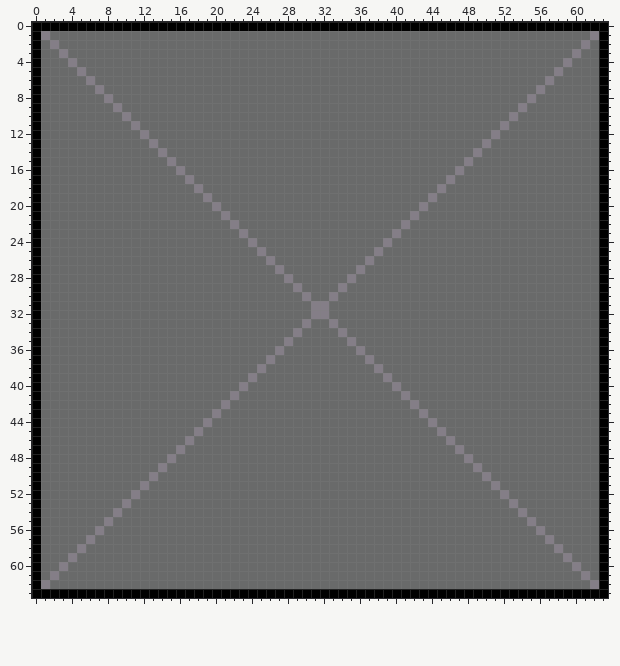
A pixel-art file gets an edit: data/gizmo_plane.aseprite. Above is the file before it was changed.
64x64 pixels, 1 frame.
Once edited:
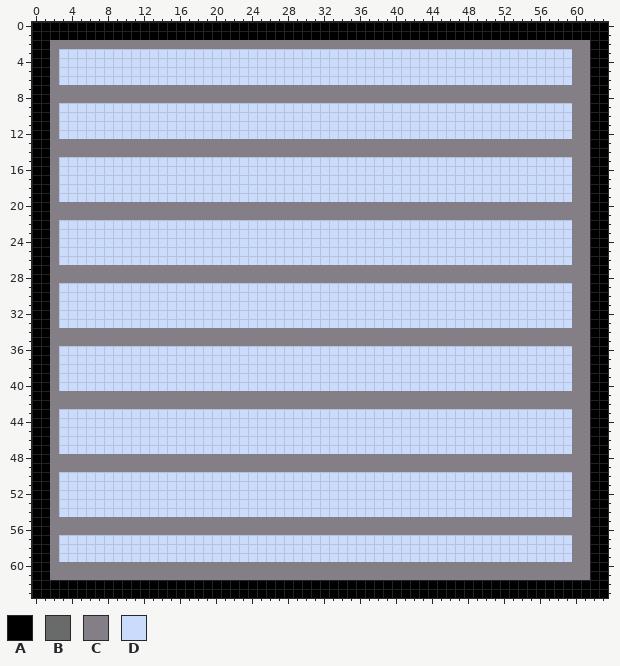
Palette (. is transparent): A #000000  B #696a6a  C #847e87  D #cbdbfc
Edits made:
Changed rows in their new state; - is an unchanged pixel.
first column x 1:
 1 AAAAAAAAAAAAAAAAAAAAAAAAAAAAAAAAAAAAAAAAAAAAAAAAAAAAAAAAAAAAAA
 2 A-CCCCCCCCCCCCCCCCCCCCCCCCCCCCCCCCCCCCCCCCCCCCCCCCCCCCCCCCCC-A
 3 ACDDDDDDDDDDDDDDDDDDDDDDDDDDDDDDDDDDDDDDDDDDDDDDDDDDDDDDDDD-CA
 4 ACDDDDDDDDDDDDDDDDDDDDDDDDDDDDDDDDDDDDDDDDDDDDDDDDDDDDDDDDDCCA
 5 ACDDDDDDDDDDDDDDDDDDDDDDDDDDDDDDDDDDDDDDDDDDDDDDDDDDDDDDDDDCCA
 6 ACDDDDDDDDDDDDDDDDDDDDDDDDDDDDDDDDDDDDDDDDDDDDDDDDDDDDDDDDDCCA
 7 ACCCCC-CCCCCCCCCCCCCCCCCCCCCCCCCCCCCCCCCCCCCCCCCCCCCCCC-CCCCCA
 8 ACCCCCC-CCCCCCCCCCCCCCCCCCCCCCCCCCCCCCCCCCCCCCCCCCCCCC-CCCCCCA
 9 ACDDDDDDDDDDDDDDDDDDDDDDDDDDDDDDDDDDDDDDDDDDDDDDDDDDDDDDDDDCCA
10 ACDDDDDDDDDDDDDDDDDDDDDDDDDDDDDDDDDDDDDDDDDDDDDDDDDDDDDDDDDCCA
11 ACDDDDDDDDDDDDDDDDDDDDDDDDDDDDDDDDDDDDDDDDDDDDDDDDDDDDDDDDDCCA
12 ACDDDDDDDDDDDDDDDDDDDDDDDDDDDDDDDDDDDDDDDDDDDDDDDDDDDDDDDDDCCA
13 ACCCCCCCCCCC-CCCCCCCCCCCCCCCCCCCCCCCCCCCCCCCCCCCC-CCCCCCCCCCCA
14 ACCCCCCCCCCCC-CCCCCCCCCCCCCCCCCCCCCCCCCCCCCCCCCC-CCCCCCCCCCCCA
15 ACDDDDDDDDDDDDDDDDDDDDDDDDDDDDDDDDDDDDDDDDDDDDDDDDDDDDDDDDDCCA
16 ACDDDDDDDDDDDDDDDDDDDDDDDDDDDDDDDDDDDDDDDDDDDDDDDDDDDDDDDDDCCA
17 ACDDDDDDDDDDDDDDDDDDDDDDDDDDDDDDDDDDDDDDDDDDDDDDDDDDDDDDDDDCCA
18 ACDDDDDDDDDDDDDDDDDDDDDDDDDDDDDDDDDDDDDDDDDDDDDDDDDDDDDDDDDCCA
19 ACDDDDDDDDDDDDDDDDDDDDDDDDDDDDDDDDDDDDDDDDDDDDDDDDDDDDDDDDDCCA
20 ACCCCCCCCCCCCCCCCCC-CCCCCCCCCCCCCCCCCCCCCC-CCCCCCCCCCCCCCCCCCA
21 ACCCCCCCCCCCCCCCCCCC-CCCCCCCCCCCCCCCCCCCC-CCCCCCCCCCCCCCCCCCCA
22 ACDDDDDDDDDDDDDDDDDDDDDDDDDDDDDDDDDDDDDDDDDDDDDDDDDDDDDDDDDCCA
23 ACDDDDDDDDDDDDDDDDDDDDDDDDDDDDDDDDDDDDDDDDDDDDDDDDDDDDDDDDDCCA
24 ACDDDDDDDDDDDDDDDDDDDDDDDDDDDDDDDDDDDDDDDDDDDDDDDDDDDDDDDDDCCA
25 ACDDDDDDDDDDDDDDDDDDDDDDDDDDDDDDDDDDDDDDDDDDDDDDDDDDDDDDDDDCCA
26 ACDDDDDDDDDDDDDDDDDDDDDDDDDDDDDDDDDDDDDDDDDDDDDDDDDDDDDDDDDCCA
27 ACCCCCCCCCCCCCCCCCCCCCCCCC-CCCCCCCC-CCCCCCCCCCCCCCCCCCCCCCCCCA
28 ACCCCCCCCCCCCCCCCCCCCCCCCCC-CCCCCC-CCCCCCCCCCCCCCCCCCCCCCCCCCA
29 ACDDDDDDDDDDDDDDDDDDDDDDDDDDDDDDDDDDDDDDDDDDDDDDDDDDDDDDDDDCCA
30 ACDDDDDDDDDDDDDDDDDDDDDDDDDDDDDDDDDDDDDDDDDDDDDDDDDDDDDDDDDCCA
31 ACDDDDDDDDDDDDDDDDDDDDDDDDDDDDDDDDDDDDDDDDDDDDDDDDDDDDDDDDDCCA
32 ACDDDDDDDDDDDDDDDDDDDDDDDDDDDDDDDDDDDDDDDDDDDDDDDDDDDDDDDDDCCA
33 ACDDDDDDDDDDDDDDDDDDDDDDDDDDDDDDDDDDDDDDDDDDDDDDDDDDDDDDDDDCCA
34 ACCCCCCCCCCCCCCCCCCCCCCCCCCC-CCCC-CCCCCCCCCCCCCCCCCCCCCCCCCCCA
35 ACCCCCCCCCCCCCCCCCCCCCCCCCC-CCCCCC-CCCCCCCCCCCCCCCCCCCCCCCCCCA
36 ACDDDDDDDDDDDDDDDDDDDDDDDDDDDDDDDDDDDDDDDDDDDDDDDDDDDDDDDDDCCA
37 ACDDDDDDDDDDDDDDDDDDDDDDDDDDDDDDDDDDDDDDDDDDDDDDDDDDDDDDDDDCCA
38 ACDDDDDDDDDDDDDDDDDDDDDDDDDDDDDDDDDDDDDDDDDDDDDDDDDDDDDDDDDCCA
39 ACDDDDDDDDDDDDDDDDDDDDDDDDDDDDDDDDDDDDDDDDDDDDDDDDDDDDDDDDDCCA
40 ACDDDDDDDDDDDDDDDDDDDDDDDDDDDDDDDDDDDDDDDDDDDDDDDDDDDDDDDDDCCA
41 ACCCCCCCCCCCCCCCCCCCC-CCCCCCCCCCCCCCCCCC-CCCCCCCCCCCCCCCCCCCCA
42 ACCCCCCCCCCCCCCCCCCC-CCCCCCCCCCCCCCCCCCCC-CCCCCCCCCCCCCCCCCCCA
43 ACDDDDDDDDDDDDDDDDDDDDDDDDDDDDDDDDDDDDDDDDDDDDDDDDDDDDDDDDDCCA
44 ACDDDDDDDDDDDDDDDDDDDDDDDDDDDDDDDDDDDDDDDDDDDDDDDDDDDDDDDDDCCA
45 ACDDDDDDDDDDDDDDDDDDDDDDDDDDDDDDDDDDDDDDDDDDDDDDDDDDDDDDDDDCCA
46 ACDDDDDDDDDDDDDDDDDDDDDDDDDDDDDDDDDDDDDDDDDDDDDDDDDDDDDDDDDCCA
47 ACDDDDDDDDDDDDDDDDDDDDDDDDDDDDDDDDDDDDDDDDDDDDDDDDDDDDDDDDDCCA
48 ACCCCCCCCCCCCC-CCCCCCCCCCCCCCCCCCCCCCCCCCCCCCCC-CCCCCCCCCCCCCA
49 ACCCCCCCCCCCC-CCCCCCCCCCCCCCCCCCCCCCCCCCCCCCCCCC-CCCCCCCCCCCCA
50 ACDDDDDDDDDDDDDDDDDDDDDDDDDDDDDDDDDDDDDDDDDDDDDDDDDDDDDDDDDCCA
51 ACDDDDDDDDDDDDDDDDDDDDDDDDDDDDDDDDDDDDDDDDDDDDDDDDDDDDDDDDDCCA
52 ACDDDDDDDDDDDDDDDDDDDDDDDDDDDDDDDDDDDDDDDDDDDDDDDDDDDDDDDDDCCA
53 ACDDDDDDDDDDDDDDDDDDDDDDDDDDDDDDDDDDDDDDDDDDDDDDDDDDDDDDDDDCCA
54 ACDDDDDDDDDDDDDDDDDDDDDDDDDDDDDDDDDDDDDDDDDDDDDDDDDDDDDDDDDCCA
55 ACCCCCC-CCCCCCCCCCCCCCCCCCCCCCCCCCCCCCCCCCCCCCCCCCCCCC-CCCCCCA
56 ACCCCC-CCCCCCCCCCCCCCCCCCCCCCCCCCCCCCCCCCCCCCCCCCCCCCCC-CCCCCA
57 ACDDDDDDDDDDDDDDDDDDDDDDDDDDDDDDDDDDDDDDDDDDDDDDDDDDDDDDDDDCCA
58 ACDDDDDDDDDDDDDDDDDDDDDDDDDDDDDDDDDDDDDDDDDDDDDDDDDDDDDDDDDCCA
59 ACDDDDDDDDDDDDDDDDDDDDDDDDDDDDDDDDDDDDDDDDDDDDDDDDDDDDDDDDDCCA
60 AC-CCCCCCCCCCCCCCCCCCCCCCCCCCCCCCCCCCCCCCCCCCCCCCCCCCCCCCCC-CA
61 A-CCCCCCCCCCCCCCCCCCCCCCCCCCCCCCCCCCCCCCCCCCCCCCCCCCCCCCCCCC-A
62 AAAAAAAAAAAAAAAAAAAAAAAAAAAAAAAAAAAAAAAAAAAAAAAAAAAAAAAAAAAAAA
Where, in picture pixels (left, top, right, bottom), the same in both pictures:
changed: (41, 31, 599, 589)
